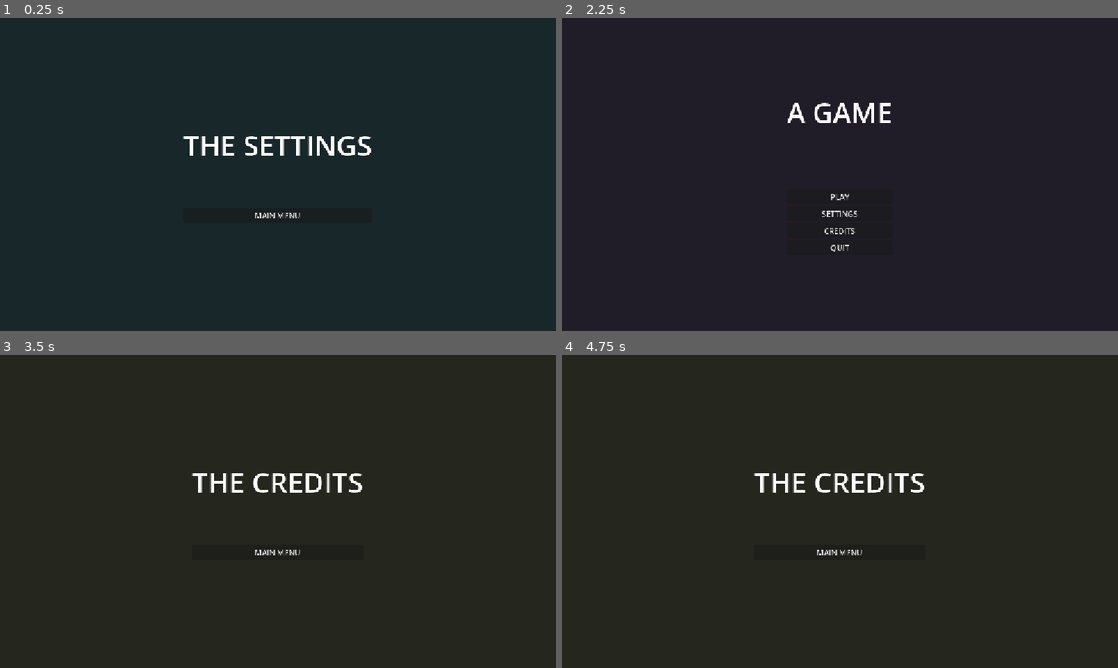
Above: before the commit, frames 1-4 (two rows, left to right).
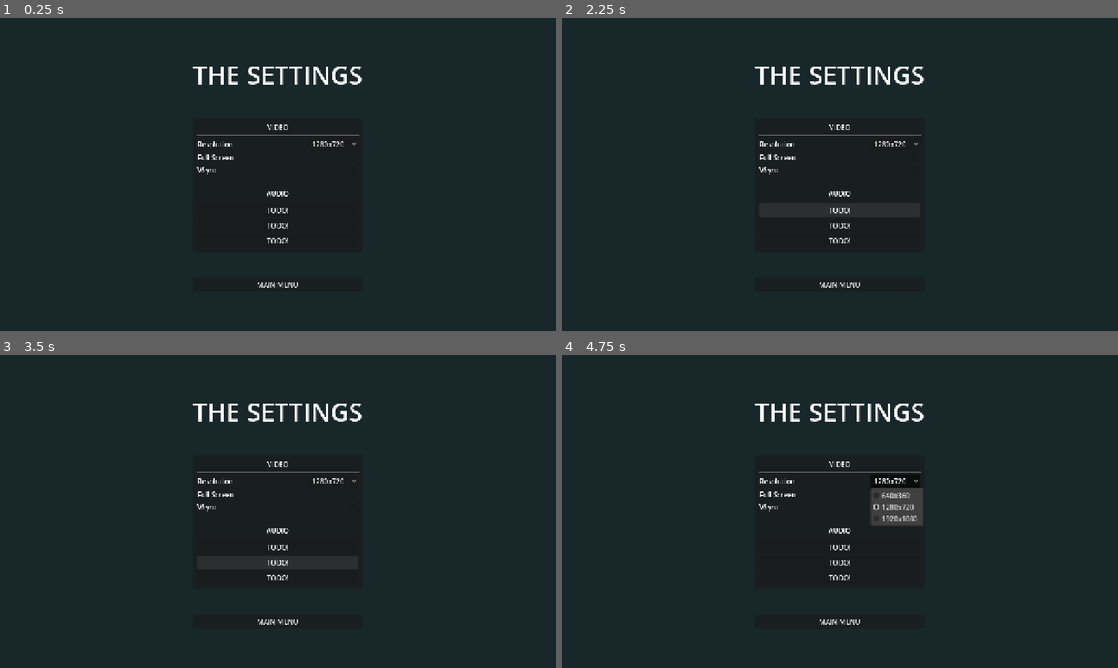
Above: after the commit, the same moments.

Repository: o-GUTS/pizza-jam
Game: Godot game, scene res://src/menus/settings_screen/settings_screen.tscn
Two runs of this game, one before a commit and one after it. Both use one fixed random seed, a clock stepped at 60 frames per second and the inputs below. This scene is started directly instead of the project's main scene.
Inputs (mouse positions are in pixels of both pictures, inside the frame that each line leads up to):
- Up to frame 1 (0.25 s): no input
- Up to frame 2 (2.25 s): click (895, 143) at 0.5 s, where only the run after the commit has a clickable "1280x720"; click (917, 171) at 1.27 s; click (840, 208) at 2 s, where only the run after the commit has a clickable "TODO!"
- Up to frame 3 (3.5 s): click (278, 561) at 2.75 s, where only the run after the commit has a clickable "TODO!"
- Up to frame 4 (4.75 s): click (840, 577) at 3.5 s, where only the run after the commit has a clickable "TODO!"; click (895, 480) at 4.25 s, where only the run after the commit has a clickable "1280x720"

The runs differ from the first frame. In frame 1, 2.2% of the frame differs, in the area x 32-67%, y 15-87%; in frame 2, 2.0%; in frame 3, 2.1%; in frame 4, 3.3%, in the area x 34-66%, y 15-87%.

Commit message:
Added video settings

Diff:
--- a/project.godot
+++ b/project.godot
@@ -21,6 +21,8 @@
 
 [display]
 
+window/size/viewport_width=1280
+window/size/viewport_height=720
 window/stretch/mode="canvas_items"
 
 [physics]
--- a/src/menus/settings_screen/settings_screen.gd
+++ b/src/menus/settings_screen/settings_screen.gd
@@ -2,5 +2,37 @@
 class_name SettingsScreen
 
 
+@onready var resolution_options: OptionButton = %resolution_options
+@onready var fullscreen_checkbox: CheckBox = %fullscreen_checkbox
+@onready var vsync_checkbox: CheckBox = %vsync_checkbox
+
+
+func _ready() -> void:
+	if DisplayServer.window_get_mode() == DisplayServer.WINDOW_MODE_FULLSCREEN:
+		fullscreen_checkbox.button_pressed = true
+
+	if DisplayServer.window_get_vsync_mode() == DisplayServer.VSYNC_ENABLED:
+		vsync_checkbox.button_pressed = true
+
+
 func _on_main_menu_btn_pressed() -> void:
 	SceneTransitionManager.change_tree_to(SceneTransitionManager.Screens.MAIN_MENU_SCREEN)
+
+
+func _on_resolution_options_item_selected(index: int) -> void:
+	var values: PackedFloat64Array = resolution_options.get_item_text(index).split_floats('x', false)
+	get_window().content_scale_size = Vector2i(int(values[0]), int(values[1]))
+
+
+func _on_fullscreen_checkbox_toggled(toggled_on: bool) -> void:
+	if toggled_on:
+		DisplayServer.window_set_mode(DisplayServer.WINDOW_MODE_FULLSCREEN)
+	else:
+		DisplayServer.window_set_mode(DisplayServer.WINDOW_MODE_WINDOWED)
+
+
+func _on_vsync_checkbox_toggled(toggled_on: bool) -> void:
+	if toggled_on:
+		DisplayServer.window_set_vsync_mode(DisplayServer.VSYNC_ENABLED)
+	else:
+		DisplayServer.window_set_vsync_mode(DisplayServer.VSYNC_DISABLED)
--- a/src/menus/settings_screen/settings_screen.tscn
+++ b/src/menus/settings_screen/settings_screen.tscn
@@ -33,7 +33,7 @@
 
 [node name="VBoxContainer" type="VBoxContainer" parent="CenterContainer" unique_id=211126843]
 layout_mode = 2
-theme_override_constants/separation = 90
+theme_override_constants/separation = 60
 
 [node name="title" type="Label" parent="CenterContainer/VBoxContainer" unique_id=1954399744]
 layout_mode = 2
@@ -41,10 +41,123 @@
 label_settings = SubResource("LabelSettings_7vl1r")
 horizontal_alignment = 1
 
+[node name="PanelContainer" type="PanelContainer" parent="CenterContainer/VBoxContainer" unique_id=886635226]
+layout_mode = 2
+
+[node name="MarginContainer" type="MarginContainer" parent="CenterContainer/VBoxContainer/PanelContainer" unique_id=1354807504]
+layout_mode = 2
+theme_override_constants/margin_left = 10
+theme_override_constants/margin_top = 10
+theme_override_constants/margin_right = 10
+theme_override_constants/margin_bottom = 10
+
+[node name="VBoxContainer" type="VBoxContainer" parent="CenterContainer/VBoxContainer/PanelContainer/MarginContainer" unique_id=570693155]
+layout_mode = 2
+theme_override_constants/separation = 30
+
+[node name="video_container" type="VBoxContainer" parent="CenterContainer/VBoxContainer/PanelContainer/MarginContainer/VBoxContainer" unique_id=258775309]
+layout_mode = 2
+
+[node name="Label" type="Label" parent="CenterContainer/VBoxContainer/PanelContainer/MarginContainer/VBoxContainer/video_container" unique_id=1230892839]
+layout_mode = 2
+text = "VIDEO"
+horizontal_alignment = 1
+
+[node name="HSeparator" type="HSeparator" parent="CenterContainer/VBoxContainer/PanelContainer/MarginContainer/VBoxContainer/video_container" unique_id=1460155772]
+layout_mode = 2
+
+[node name="VBoxContainer" type="VBoxContainer" parent="CenterContainer/VBoxContainer/PanelContainer/MarginContainer/VBoxContainer/video_container" unique_id=958907948]
+layout_mode = 2
+
+[node name="resolution" type="HBoxContainer" parent="CenterContainer/VBoxContainer/PanelContainer/MarginContainer/VBoxContainer/video_container/VBoxContainer" unique_id=1794688546]
+layout_mode = 2
+size_flags_vertical = 4
+
+[node name="Label" type="Label" parent="CenterContainer/VBoxContainer/PanelContainer/MarginContainer/VBoxContainer/video_container/VBoxContainer/resolution" unique_id=1998487919]
+layout_mode = 2
+text = "Resolution"
+
+[node name="Control" type="Control" parent="CenterContainer/VBoxContainer/PanelContainer/MarginContainer/VBoxContainer/video_container/VBoxContainer/resolution" unique_id=837993393]
+layout_mode = 2
+size_flags_horizontal = 3
+
+[node name="resolution_options" type="OptionButton" parent="CenterContainer/VBoxContainer/PanelContainer/MarginContainer/VBoxContainer/video_container/VBoxContainer/resolution" unique_id=1807453600]
+unique_name_in_owner = true
+layout_mode = 2
+selected = 1
+item_count = 3
+popup/item_0/text = "640x360"
+popup/item_0/id = 0
+popup/item_1/text = "1280x720"
+popup/item_1/id = 1
+popup/item_2/text = "1920x1080"
+popup/item_2/id = 2
+
+[node name="fullscreen" type="HBoxContainer" parent="CenterContainer/VBoxContainer/PanelContainer/MarginContainer/VBoxContainer/video_container/VBoxContainer" unique_id=1416688956]
+layout_mode = 2
+size_flags_vertical = 4
+
+[node name="Label" type="Label" parent="CenterContainer/VBoxContainer/PanelContainer/MarginContainer/VBoxContainer/video_container/VBoxContainer/fullscreen" unique_id=378079229]
+layout_mode = 2
+text = "Full Screen"
+
+[node name="Control" type="Control" parent="CenterContainer/VBoxContainer/PanelContainer/MarginContainer/VBoxContainer/video_container/VBoxContainer/fullscreen" unique_id=961931220]
+layout_mode = 2
+size_flags_horizontal = 3
+
+[node name="fullscreen_checkbox" type="CheckBox" parent="CenterContainer/VBoxContainer/PanelContainer/MarginContainer/VBoxContainer/video_container/VBoxContainer/fullscreen" unique_id=1946826926]
+unique_name_in_owner = true
+layout_mode = 2
+
+[node name="vsync" type="HBoxContainer" parent="CenterContainer/VBoxContainer/PanelContainer/MarginContainer/VBoxContainer/video_container/VBoxContainer" unique_id=1681114953]
+layout_mode = 2
+size_flags_vertical = 4
+
+[node name="Label" type="Label" parent="CenterContainer/VBoxContainer/PanelContainer/MarginContainer/VBoxContainer/video_container/VBoxContainer/vsync" unique_id=315344931]
+layout_mode = 2
+text = "VSync"
+
+[node name="Control" type="Control" parent="CenterContainer/VBoxContainer/PanelContainer/MarginContainer/VBoxContainer/video_container/VBoxContainer/vsync" unique_id=1275816806]
+layout_mode = 2
+size_flags_horizontal = 3
+
+[node name="vsync_checkbox" type="CheckBox" parent="CenterContainer/VBoxContainer/PanelContainer/MarginContainer/VBoxContainer/video_container/VBoxContainer/vsync" unique_id=1696817357]
+unique_name_in_owner = true
+layout_mode = 2
+
+[node name="audio_container" type="VBoxContainer" parent="CenterContainer/VBoxContainer/PanelContainer/MarginContainer/VBoxContainer" unique_id=1865450280]
+layout_mode = 2
+
+[node name="Label" type="Label" parent="CenterContainer/VBoxContainer/PanelContainer/MarginContainer/VBoxContainer/audio_container" unique_id=254084786]
+layout_mode = 2
+text = "AUDIO"
+horizontal_alignment = 1
+
+[node name="HSeparator" type="HSeparator" parent="CenterContainer/VBoxContainer/PanelContainer/MarginContainer/VBoxContainer/audio_container" unique_id=1935110925]
+layout_mode = 2
+
+[node name="VBoxContainer" type="VBoxContainer" parent="CenterContainer/VBoxContainer/PanelContainer/MarginContainer/VBoxContainer/audio_container" unique_id=44925749]
+layout_mode = 2
+
+[node name="Button" type="Button" parent="CenterContainer/VBoxContainer/PanelContainer/MarginContainer/VBoxContainer/audio_container/VBoxContainer" unique_id=1905724123]
+layout_mode = 2
+text = "TODO!"
+
+[node name="Button2" type="Button" parent="CenterContainer/VBoxContainer/PanelContainer/MarginContainer/VBoxContainer/audio_container/VBoxContainer" unique_id=212859394]
+layout_mode = 2
+text = "TODO!"
+
+[node name="Button3" type="Button" parent="CenterContainer/VBoxContainer/PanelContainer/MarginContainer/VBoxContainer/audio_container/VBoxContainer" unique_id=470045598]
+layout_mode = 2
+text = "TODO!"
+
 [node name="main_menu_btn" type="Button" parent="CenterContainer/VBoxContainer" unique_id=489397502]
 unique_name_in_owner = true
 layout_mode = 2
 focus_mode = 0
 text = "MAIN MENU"
 
+[connection signal="item_selected" from="CenterContainer/VBoxContainer/PanelContainer/MarginContainer/VBoxContainer/video_container/VBoxContainer/resolution/resolution_options" to="." method="_on_resolution_options_item_selected"]
+[connection signal="toggled" from="CenterContainer/VBoxContainer/PanelContainer/MarginContainer/VBoxContainer/video_container/VBoxContainer/fullscreen/fullscreen_checkbox" to="." method="_on_fullscreen_checkbox_toggled"]
+[connection signal="toggled" from="CenterContainer/VBoxContainer/PanelContainer/MarginContainer/VBoxContainer/video_container/VBoxContainer/vsync/vsync_checkbox" to="." method="_on_vsync_checkbox_toggled"]
 [connection signal="pressed" from="CenterContainer/VBoxContainer/main_menu_btn" to="." method="_on_main_menu_btn_pressed"]
